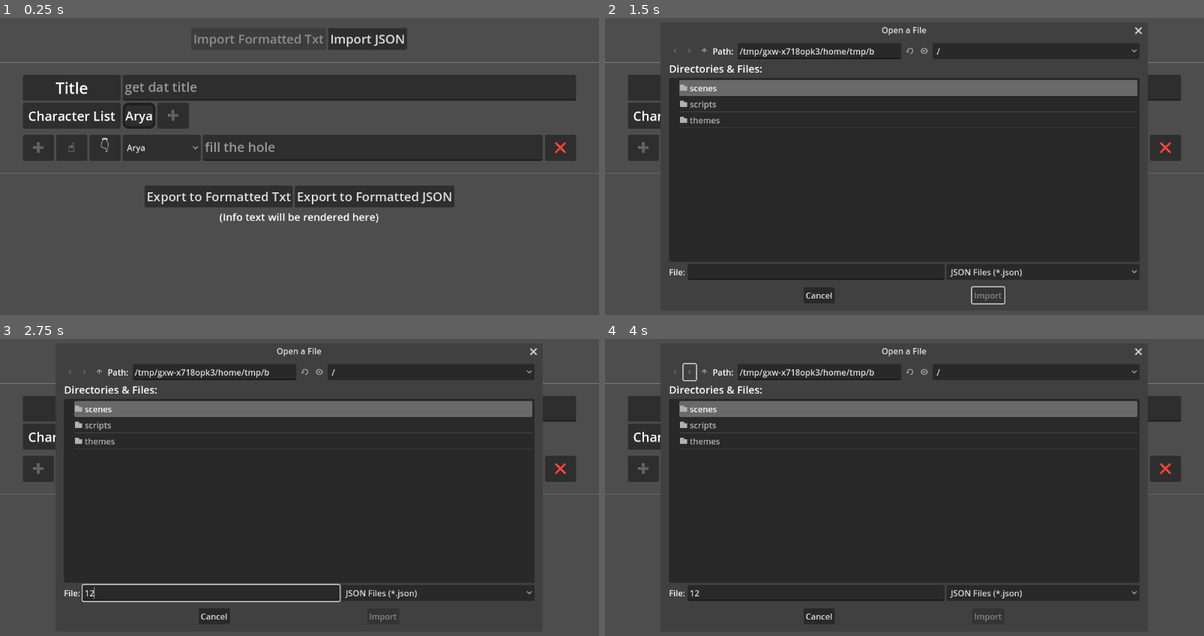
Above: before the commit, frames 1-4 (two rows, left to right).
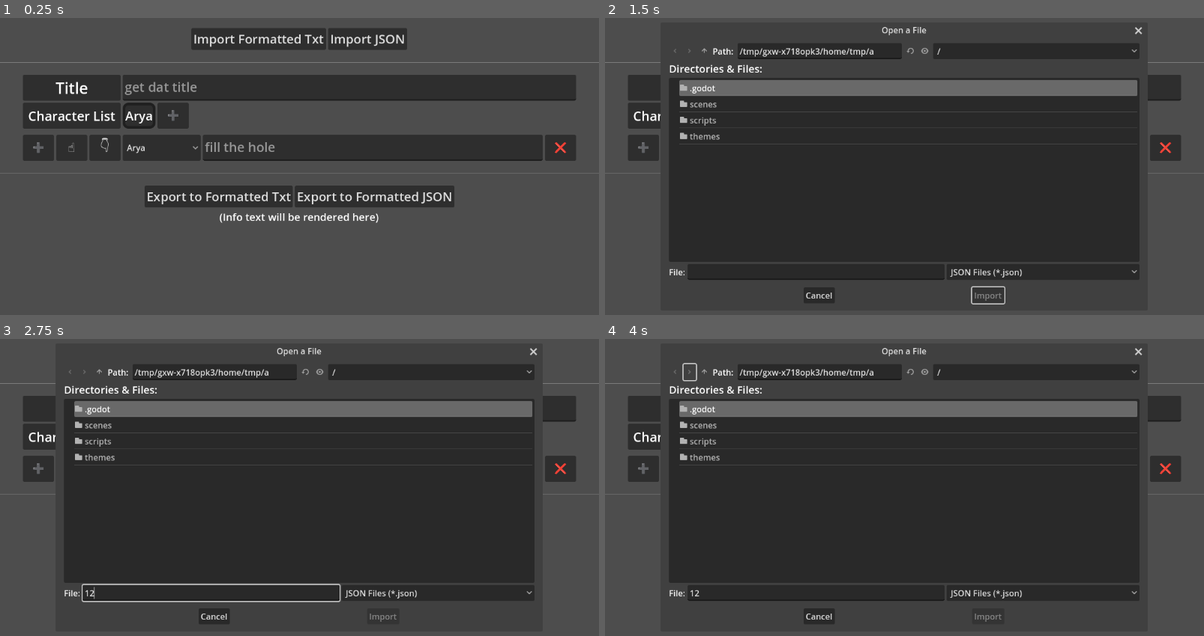
Above: after the commit, the same moments.

Repository: etherealxx/dramaturgamos-godot
Game: Godot game, scene res://scenes/main.tscn
The game is run twice, just before and just after one commit, with the same random seed, the same clock (stepped at 60 frames per second) and the same inputs.
Inputs (mouse positions are in pixels of both pictures, inside the frame that each line leads up to):
- Up to frame 1 (0.25 s): no input
- Up to frame 2 (1.5 s): click (952, 86) at 0.52 s; type "Alex" at 0.6 s; click (976, 148) at 0.75 s; type "Alex" at 0.83 s; click "Import JSON" at 1.25 s
- Up to frame 3 (2.75 s): click (209, 594) at 2.02 s; type "12" at 2.1 s
- Up to frame 4 (4 s): click (688, 371) at 2.75 s; click (688, 371) at 3.5 s

The runs differ from the first frame. In frame 1, 0.2% of the frame differs, in the area x 32-54%, y 5-10%; in frame 2, 0.5%, in the area x 12-89%, y 10-43%; in frame 3, 0.5%; in frame 4, 0.5%.

Commit message:
production ready!

Diff:
--- a/project.godot
+++ b/project.godot
@@ -12,7 +12,7 @@
 
 config/name="Dramaturgamos"
 config/description="tool"
-config/version="0.0.2"
+config/version="0.1.0"
 run/main_scene="res://scenes/main.tscn"
 config/features=PackedStringArray("4.2")
 config/icon="res://icon.png"
--- a/scenes/main.tscn
+++ b/scenes/main.tscn
@@ -54,7 +54,6 @@
 custom_minimum_size = Vector2(60, 0)
 layout_mode = 2
 theme = ExtResource("1_53uel")
-disabled = true
 text = "Import Formatted Txt"
 
 [node name="ImportJsonbtn" type="Button" parent="ScrollContainer/MainVContainer/ImportButtons"]
@@ -239,6 +238,7 @@
 size = Vector2i(921, 518)
 ok_button_text = "Save"
 access = 2
+show_hidden_files = true
 
 [node name="AlertPopup" type="AcceptDialog" parent="."]
 title = "Warning"
--- a/scripts/MainVContainer/import_buttons.gd
+++ b/scripts/MainVContainer/import_buttons.gd
@@ -72,28 +72,47 @@
 			printx("Error opening the file for reading")
 
 		waitfor = String()
-	elif waitfor == "txtexport":
-		var title = parent.get_node("TitleLine").get_title()
 
-		var dialogue_text : String = ""
-		for iternumber : int in parent.get_child_count():
-			var child = parent.get_child(iternumber)
-			if "islinecontainer" in child:
-				if child.get_dialog() != "":
-					var sentence_text : String = child.get_character() + " : " + child.get_dialog()
-					dialogue_text += sentence_text + "\n"
+	elif waitfor == "txtimport":
+		var file_path : String = path
+		var file: FileAccess = FileAccess.open(file_path, FileAccess.READ)
 
-		var file_path : String = path
-		var file: FileAccess = FileAccess.open(file_path, FileAccess.WRITE)
+		var title = file_path.get_file().get_slice("." + file_path.get_extension(), 0)
+		parent.get_node("TitleLine").set_title(title)
 
 		if file != null:
-			file.store_string(dialogue_text)
+			var txt_string : String = file.get_as_text()
+			var string_lines = txt_string.split("\n", false)
 
+			var new_names : Array[String] = []
+			for line in string_lines:
+				var chara_name = line.get_slice(" : ", 0)
+				if not new_names.has(chara_name):
+					new_names.append(chara_name)
+
+			if !new_names.is_empty():
+				parent.update_charalist(new_names)
+				parent.charalistline_updateall()
+
+			var last_linecont : HBoxContainer
+			for line in string_lines:
+				var chara_name = line.get_slice(" : ", 0)
+				var chara_dialog = line.get_slice(" : ", 1)
+				last_linecont = parent.append_line_container(chara_name,
+															chara_dialog)
+			last_linecont.update_all_name_list(parent.get_charalist())
+
+
+			#for value in json_dict.values():
+				#print(value)
+
+			#print(json_var)
 			file.close()
 
-			printx("Formatted text exported successfully\nLocated in %s" % path)
+			printx("Formatted Txt imported successfully.")
 		else:
-			printx("Error opening the file for writing")
+			printx("Error opening the file for reading")
+
 		waitfor = String()
 
 func _on_import_textbtn_pressed():
